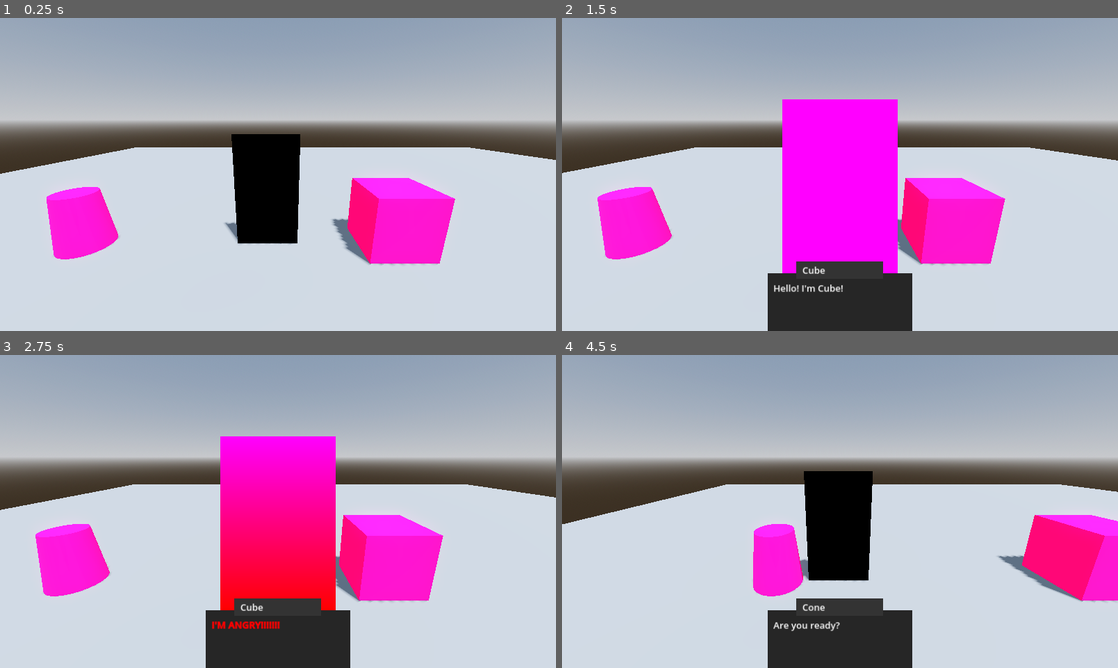
Above: before the commit, frames 1-4 (two rows, left to right).
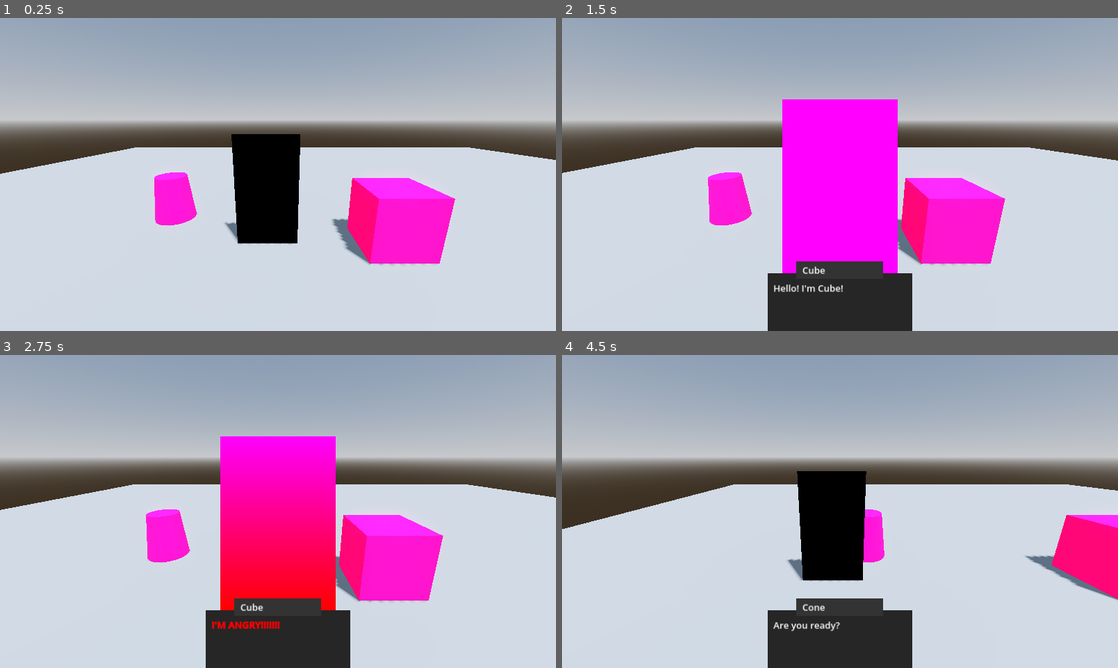
Above: after the commit, the same moments.

Repository: OIIOIIOI/gwj-79-v2
Game: Godot game, scene res://scenes/main/main.tscn
The game is run twice, just before and just after one commit, with the same random seed, the same clock (stepped at 60 frames per second) and the same inputs.
Inputs:
- Up to frame 1 (0.25 s): no input
- Up to frame 2 (1.5 s): hold Right (move_right) 0.53-1.28 s; tap E (action) at 0.6, 1.35 s; hold Down (move_down) from 1.28 s (still down)
- Up to frame 3 (2.75 s): tap Enter at 2 s; release Down (move_down) at 2.03 s; hold Right (move_right) from 2.03 s (still down); tap E (action) at 2.1 s
- Up to frame 4 (4.5 s): tap Space at 2.75 s; release Right (move_right) at 2.78 s; hold Up (move_up) 2.78-3.53 s; tap E (action) at 2.85, 3.6, 4.35 s; tap Enter at 3.5 s; hold Left (move_left) from 3.53 s (still down)

The runs differ from the first frame. In frame 1, 3.4% of the frame differs, in the area x 8-36%, y 49-78%; in frame 2, 3.4%; in frame 3, 3.4%; in frame 4, 6.3%, in the area x 0-100%, y 37-79%.

Commit message:
weight lifting ok

Diff:
--- a/autoload/scene_transition.gd
+++ b/autoload/scene_transition.gd
@@ -7,11 +7,13 @@
 const SCENE_TITLE := "scene_title"
 const SCENE_MAIN := "scene_main"
 const SCENE_MEMORY := "scene_memory"
+const SCENE_WEIGHT_LIFTING := "scene_weight_lifting"
 
 const scenes: Dictionary = {
 	SCENE_TITLE: preload("res://scenes/ui/title_screen/title_screen.tscn"),
 	SCENE_MAIN: preload("res://scenes/main/main.tscn"),
 	SCENE_MEMORY: preload("res://scenes/mini_games/memory/memory.tscn"),
+	SCENE_WEIGHT_LIFTING: preload("res://scenes/mini_games/weight_lifting/weight_lifting.tscn"),
 }
 
 
--- a/scenes/locations/town_square/town_square.tscn
+++ b/scenes/locations/town_square/town_square.tscn
@@ -1,10 +1,11 @@
-[gd_scene load_steps=17 format=3 uid="uid://ceqi82i6u6pkp"]
+[gd_scene load_steps=19 format=3 uid="uid://ceqi82i6u6pkp"]
 
 [ext_resource type="PackedScene" uid="uid://b1ld03ghdjeed" path="res://scenes/components/interaction_component/interaction_component.tscn" id="1_7ivpw"]
 [ext_resource type="Resource" uid="uid://bjnfa1aj6pb1n" path="res://resources/dialogs/cube_dialog.tres" id="2_qdubf"]
 [ext_resource type="Resource" uid="uid://jeoopaiy6ghn" path="res://resources/dialogs/cube_dialog_2.tres" id="2_yei84"]
 [ext_resource type="Script" path="res://resources/condition.gd" id="2_ysnj1"]
 [ext_resource type="Resource" uid="uid://bjyfg7cnuen13" path="res://resources/dialogs/cube_dialog_3.tres" id="5_u1af2"]
+[ext_resource type="Script" path="res://resources/action.gd" id="6_1q3fb"]
 [ext_resource type="Resource" uid="uid://23beltuymyb6" path="res://resources/dialogs/memory_dialog.tres" id="6_7gcys"]
 
 [sub_resource type="WorldBoundaryShape3D" id="WorldBoundaryShape3D_ojx1x"]
@@ -44,6 +45,11 @@
 top_radius = 0.3
 height = 1.8
 
+[sub_resource type="Resource" id="Resource_rxjqn"]
+script = ExtResource("6_1q3fb")
+type = 1
+value = "scene_weight_lifting"
+
 [node name="TownSquare" type="Node3D"]
 
 [node name="Floor" type="StaticBody3D" parent="."]
@@ -78,18 +84,34 @@
 condition = SubResource("Resource_oobxw")
 dialog = ExtResource("5_u1af2")
 
-[node name="StaticBody3D" type="StaticBody3D" parent="."]
-transform = Transform3D(1, 0, 0, 0, 1, 0, 0, 0, 1, -5, 0, 0)
+[node name="Memory" type="StaticBody3D" parent="."]
+transform = Transform3D(1, 0, 0, 0, 1, 0, 0, 0, 1, -4, 0, -1)
 collision_layer = 8
 collision_mask = 0
 
-[node name="CollisionShape3D" type="CollisionShape3D" parent="StaticBody3D"]
+[node name="CollisionShape3D" type="CollisionShape3D" parent="Memory"]
 shape = SubResource("CylinderShape3D_i7pdi")
 
-[node name="MeshInstance3D" type="MeshInstance3D" parent="StaticBody3D"]
+[node name="MeshInstance3D" type="MeshInstance3D" parent="Memory"]
 mesh = SubResource("CylinderMesh_4wmg4")
 surface_material_override/0 = SubResource("StandardMaterial3D_wccme")
 
-[node name="ICMemory" parent="StaticBody3D" instance=ExtResource("1_7ivpw")]
+[node name="ICMemory" parent="Memory" instance=ExtResource("1_7ivpw")]
 dialog = ExtResource("6_7gcys")
 radius = 1.5
+
+[node name="WeightLifting" type="StaticBody3D" parent="."]
+transform = Transform3D(1, 0, 0, 0, 1, 0, 0, 0, 1, 3, 0, 1)
+collision_layer = 8
+collision_mask = 0
+
+[node name="CollisionShape3D" type="CollisionShape3D" parent="WeightLifting"]
+shape = SubResource("CylinderShape3D_i7pdi")
+
+[node name="MeshInstance3D" type="MeshInstance3D" parent="WeightLifting"]
+mesh = SubResource("CylinderMesh_4wmg4")
+surface_material_override/0 = SubResource("StandardMaterial3D_wccme")
+
+[node name="ICWeight" parent="WeightLifting" instance=ExtResource("1_7ivpw")]
+actions = Array[ExtResource("6_1q3fb")]([SubResource("Resource_rxjqn")])
+radius = 1.5
--- a/scenes/mini_games/weight_lifting/weight_lifting.gd
+++ b/scenes/mini_games/weight_lifting/weight_lifting.gd
@@ -31,6 +31,7 @@
 
 
 func _ready() -> void:
+	reset_mayor_position()
 	sync_mayor_position(0.0)
 	animate_start()
 
@@ -86,10 +87,21 @@
 	return abs(clampf(r, 0.0, 1.0))
 
 
+func reset_mayor_position() -> void:
+	mayor_arm.global_position = mayor_start_marker.global_position
+	mayor_arm.rotation = mayor_start_marker.rotation
+	mayor_arm.scale = mayor_start_marker.scale
+
+
 func sync_mayor_position(progress: float) -> void:
-	mayor_arm.global_position = mayor_start_marker.global_position.lerp(mayor_end_marker.global_position, progress)
-	mayor_arm.rotation = lerp(mayor_start_marker.rotation, mayor_end_marker.rotation, progress)
-	mayor_arm.scale = mayor_start_marker.scale.lerp(mayor_end_marker.scale, progress)
+	var target_position: Vector2 = mayor_start_marker.global_position.lerp(mayor_end_marker.global_position, progress)
+	var target_rotation = lerp(mayor_start_marker.rotation, mayor_end_marker.rotation, progress)
+	var target_scale = mayor_start_marker.scale.lerp(mayor_end_marker.scale, progress)
+
+	var ratio = 0.5
+	mayor_arm.global_position.lerp(target_position, ratio)
+	mayor_arm.rotation = lerp(mayor_arm.rotation, target_rotation, ratio)
+	mayor_arm.scale.lerp(target_scale, ratio)
 
 
 func end_game() -> void:
